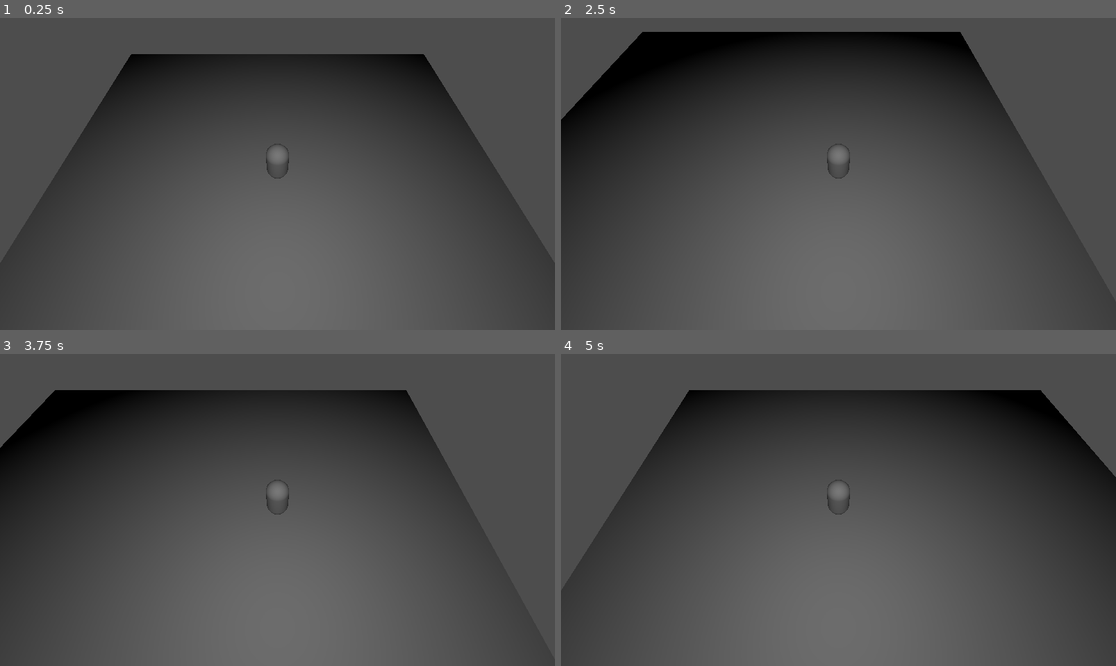
Above: before the commit, frames 1-4 (two rows, left to right).
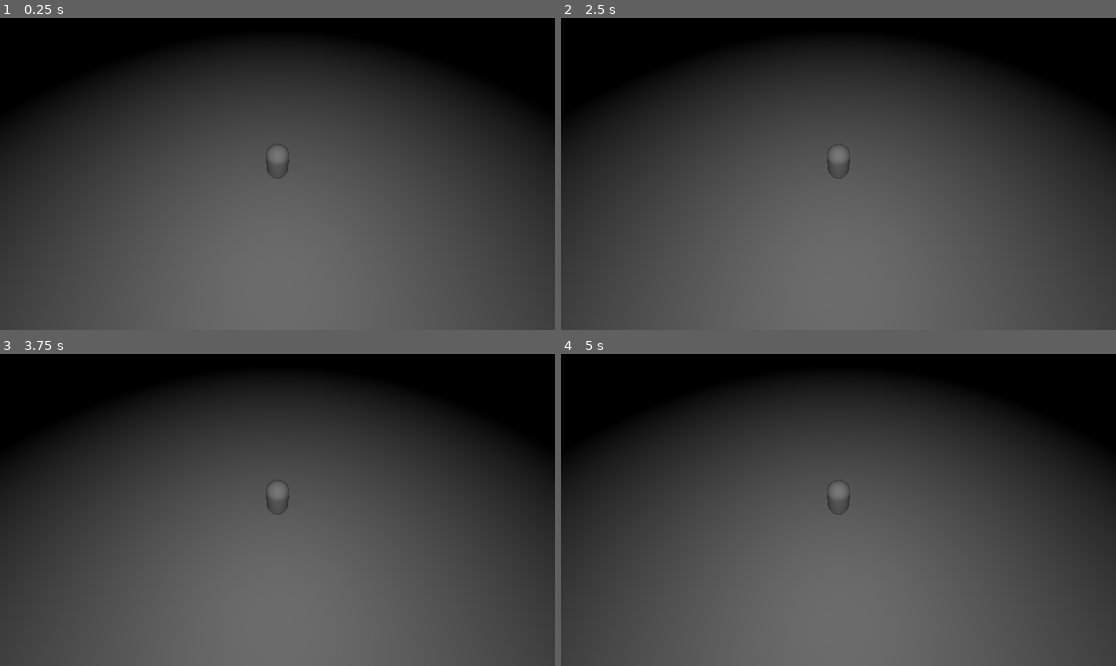
Above: after the commit, the same moments.

Repository: davetatum/Godot-OSM-POC
Game: Godot game, scene res://main.tscn
The game is run twice, just before and just after one commit, with the same random seed, the same clock (stepped at 60 frames per second) and the same inputs.
Inputs:
- Up to frame 1 (0.25 s): no input
- Up to frame 2 (2.5 s): tap Enter at 0.5 s; hold Right (right) 0.53-1.28 s; hold Down (down) 1.28-2.03 s; hold Right (right) from 2.03 s (still down)
- Up to frame 3 (3.75 s): release Right (right) at 2.78 s; hold Up (up) 2.78-3.53 s; hold Left (left) from 3.53 s (still down)
- Up to frame 4 (5 s): keep holding Left (left)

The runs differ from the first frame. In frame 1, 27% of the frame differs, in the area x 0-100%, y 0-74%; in frame 2, 17%; in frame 3, 22%; in frame 4, 21%.

Commit message:
support rectangular grid instead of only square

Diff:
--- a/Map/Map_container.gd
+++ b/Map/Map_container.gd
@@ -10,26 +10,27 @@
 @export_range(-180, 180, 0.000001) var longitude: float = -75.163331
 
 @export_group("Map Config")
+# Zoom level from 0-19: 0 is the entire earth in 1 tiles and 19 fully zoomed in
 @export_range(0,19) var zoom: int = 19
-
-#TODO unique x and y sizes
-const grid_size = 5
+@export var grid_width = 15
+@export var grid_height = 10
 
 func _ready():
 	var coords = _mercator_projection(latitude, longitude, zoom)
 	generate_grid(coords["x"], coords["y"], Vector3(0, 0, 0))
 
 func generate_grid(start_x, start_y, origin_positon):
-	var offset = grid_size / 2
+	var x_offset = grid_width / 2
+	var y_offset = grid_height / 2
 	var load_count = 0
-	for y in grid_size:
-		for x in grid_size:
-			var x_cord = start_x + x - offset
-			var y_cord = start_y + y - offset
+	for y in grid_height:
+		for x in grid_width:
+			var x_cord = start_x + x - x_offset
+			var y_cord = start_y + y - y_offset
 			if !tile_cache.has([x_cord, y_cord]):
 				load_count+=1
 				var tile = create_tile(x_cord, y_cord)
-				tile.position = tile.position + origin_positon + Vector3(x - offset, 0, y - offset)
+				tile.position = tile.position + origin_positon + Vector3(x - x_offset, 0, y - y_offset)
 	#print('Loaded %s new tiles' % load_count)
 
 func create_tile(x: int, y: int) -> Node3D:
@@ -71,6 +72,6 @@
 
 func _on_tile_purge_timer_timeout():
 	for tile in tile_cache.values():
-		if tile.global_position.distance_to(Vector3.ZERO) > grid_size*2:
+		if tile.global_position.distance_to(Vector3.ZERO) > max(grid_height, grid_width)*2:
 			tile_cache.erase([tile.tile_x, tile.tile_y])
 			tile.queue_free()
